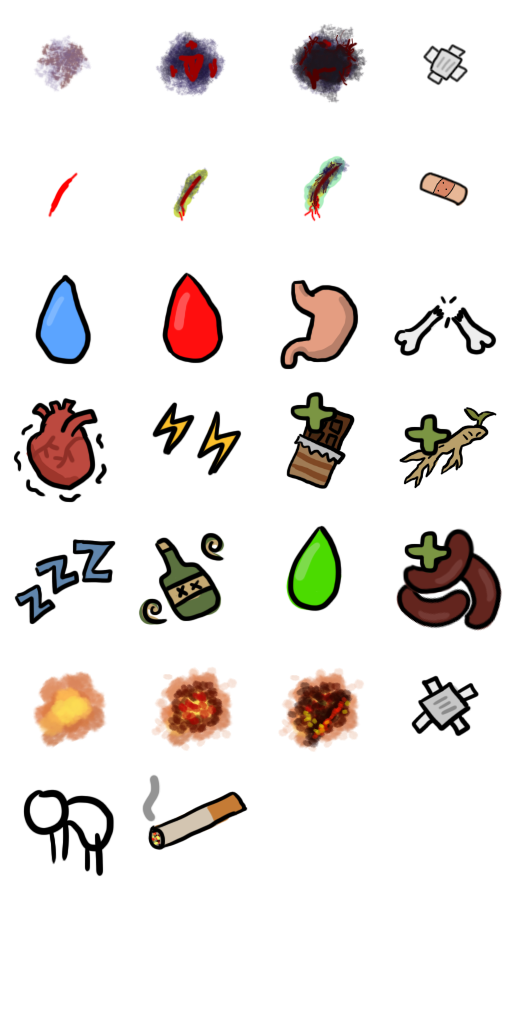
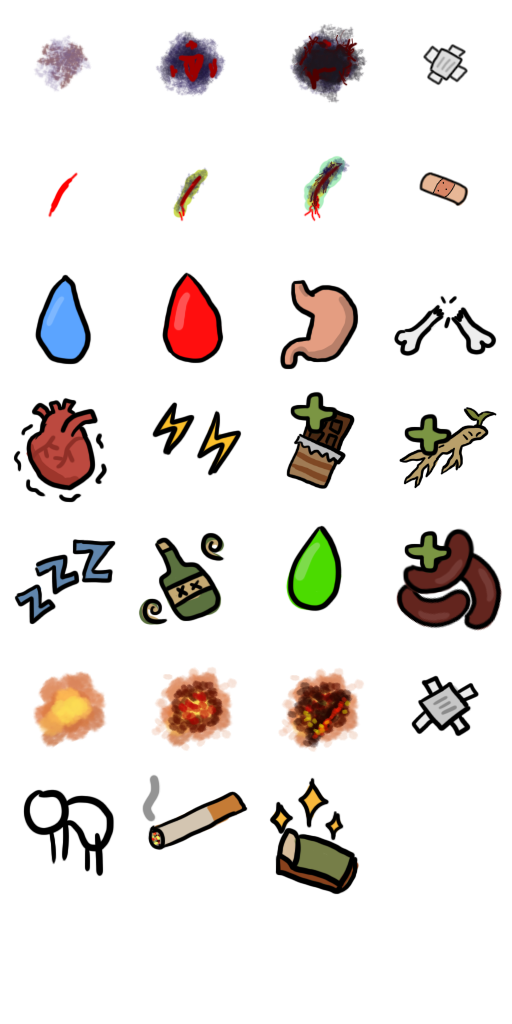
Two versions of the same layered image (512px x 1024px). Layer-by-layer changes:
painted on "Outlines" over [269, 777, 359, 895]
painted on "Fill" over [270, 783, 360, 893]
